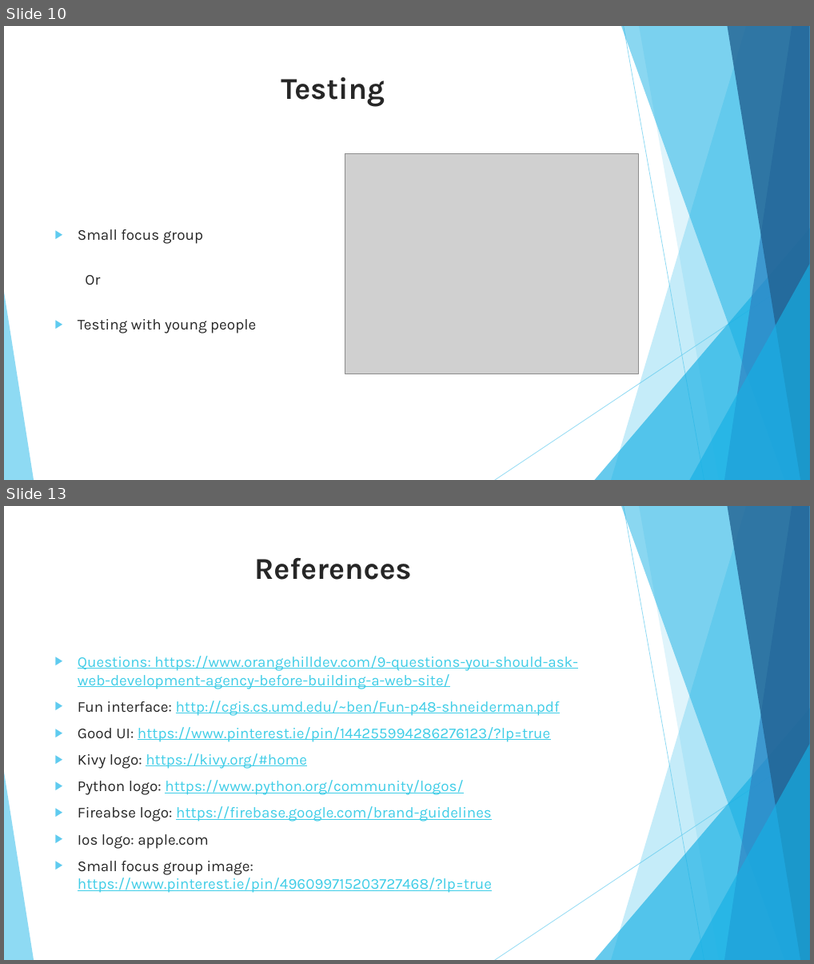
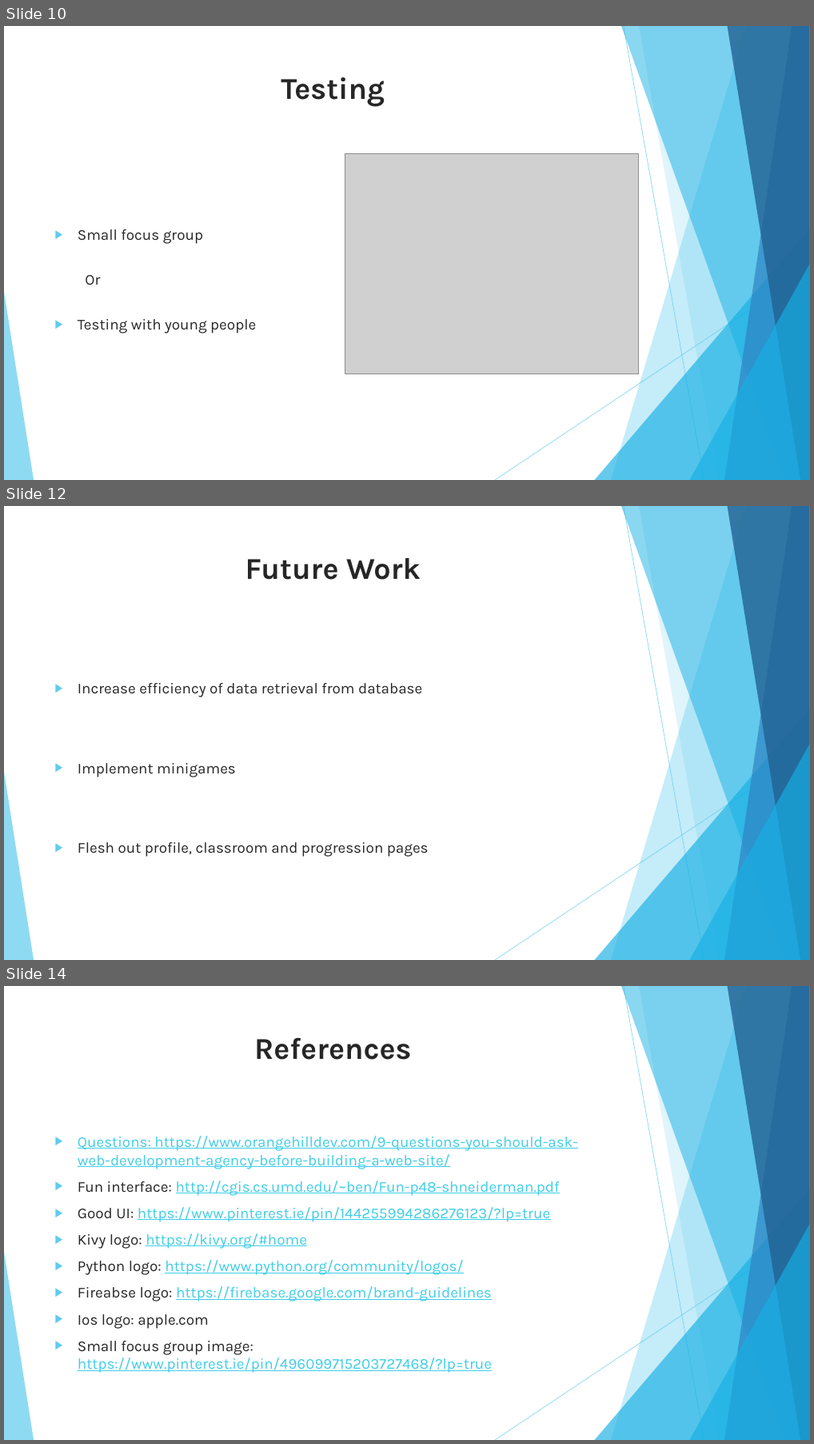
Before and after one commit to paulpdavis3/FYP, a slide deck: FinalYearProject/Interim/Interim Presentation.pptx. Shown one above the other, each under a label of ours: slides 10 and 13 before the commit, slides 10, 12 and 14 after it; the slides between them are not shown. The pictures are 814x964 and 814x1444 pixels, drawn with LibreOffice and Linux fonts; fonts in the diff are those of the drawing; grey boxes stand for pictures. Boxes give left, top, right and bottom in pixels: in the first picture for what was removed or moved away, otherwise in the second. Text is boxed around its words. In the diff, an @@ line names an element or a change of style, - is before the commit and + after.

```diff
--- a/FinalYearProject/Interim/Interim Presentation.pptx
+++ b/FinalYearProject/Interim/Interim Presentation.pptx
@@ slide 12 added at (x1=4, y1=506, x2=810, y2=960), background #FFFFFF; not listed: 10 template elements that a slide beside it also shows @@
@@ title added at (x1=246, y1=558, x2=421, y2=580), 36 pt, text #262626, bold @@
+Future Work
@@ text added at (x1=78, y1=683, x2=429, y2=856), 18 pt, text #262626 @@
+▶ Increase efficiency of data retrieval from database
+▶ Implement minigames
+▶ Flesh out profile, classroom and progression pages
@@ what was slide 13 is now slide 14 @@
```
Also in this commit, not shown: 5 slides changed, 2 other files.
